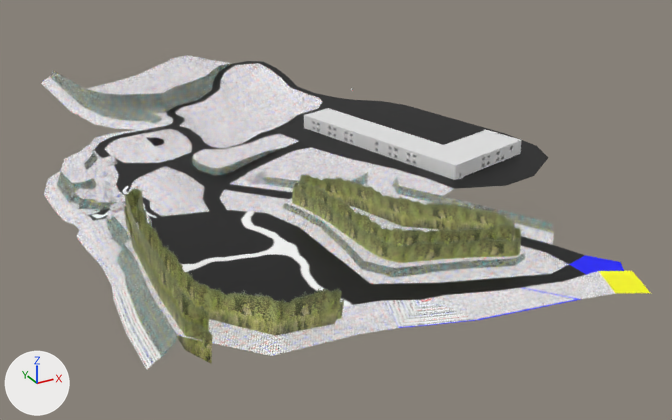
The Blender file map.blend: old version first, new version second.
One viewpoint serves both versions: a 50 mm camera at (-98.0, -484.0, 216.0) aimed at (169.0, 3.0, -28.0). Lighting does not change. The marker at lower left points along +X, +Y and +Z.

Objects in the first picture: 'Cube.001', 'Dorms'.
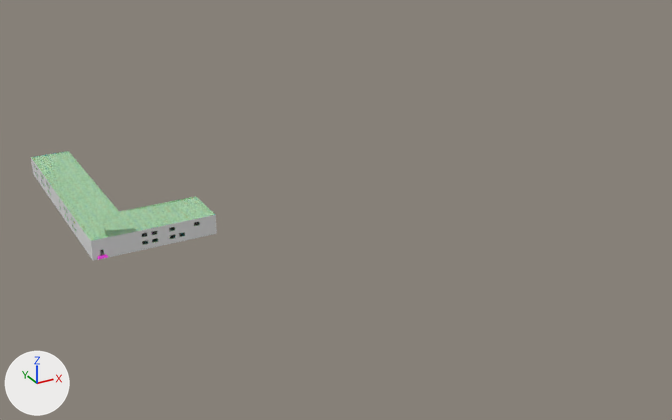
The change, as a list of edits to the scene's bpy script:
```text
Add mat_material_004:
    mat_material_004 = principled_material('Material.004')
    mat_material_004.base_color = (0.8, 0.8, 0.8)  # white #e7e7e7
Add mat_material_002:
    mat_material_002 = bpy.data.materials.new('Material.002')
    # colours: green #00bb0d
    # uses the picture img_modeling_texture_png
Add mat_material_001:
    mat_material_001 = bpy.data.materials.new('Material.001')
    # uses the picture img_modeling_texture_png
Add mat_material:
    mat_material = principled_material('Material')
    mat_material.base_color = (0.8, 0.0369, 0.682)  # pink #e736d7
Add mat_material_003:
    mat_material_003 = principled_material('Material.003')
    mat_material_003.texture = img_modeling_texture2_png
Change me_cube_001:
    where me_cube_001.from_pydata(...)  # 997 vertices, 1557 faces, 3 loose edges; spans x -8.0..291.0, y -3.0..37.0, z -308.0..228.0
    used by ob_cube_001; location = (0.0, 0.0, 0.0); rotation_euler = (1.571, 0.0, 0.0), in degrees (90, 0, 0)
    me_cube_001 part 1
    me_cube_001.vertices[595].co: (75.0, 9.0, -75.0) -> (75.0, 8.0, -75.0)  # pixel (155, 146) -> not seen
    me_cube_001.vertices[596].co: (75.0, 10.0, -86.0) -> (75.0, 9.0, -86.0)  # pixel (149, 140) -> not seen
    me_cube_001.vertices[597].co: (67.0, 9.0, -80.0) -> (67.0, 7.0, -80.0)  # pixel (141, 146) -> not seen
Change me_cube:
    used by ob_dorms; location = (206.3, -3.8, 13.6); rotation_euler = (0.0, 0.0, 0.262), in degrees (0, 0, 15)
    remove me_cube.from_pydata(...)  # 3541 vertices, 3042 faces; spans x -14.0..51.0, y -65.9..69.2, z -4.2..6.5
    add me_cube.from_pydata(...)  # 4183 vertices, 3663 faces; spans x -14.0..51.0, y -66.8..70.6, z -4.2..10.2
    me_cube part 2: 162 vertices moved from x -9.9..9.3, y -64.3..14.8, z -2.4..6.2 to x -9.6..8.0, y -64.3..14.8, z -2.4..6.2; 8 vertices removed from x -2.6..9.3, y -64.3..67.5, z 1.4..1.8; 644 vertices added at x -14.0..51.0, y -66.8..70.6, z -4.2..10.2
    me_cube part 3: 2503 kept faces spanning x -14.0..51.0, y -65.9..69.2, z -4.2..6.5 get new texture (UV) coordinates
    me_cube part 4: 1481 faces spanning x -13.4..50.7, y -64.4..62.2, z -2.4..5.9 switch from no material to mat_material_001
    me_cube part 5: 484 faces spanning x -14.0..51.0, y -64.6..68.1, z -3.2..6.5 switch from no material to mat_material_002
    add me_cube.materials.append(mat_default)  # picture img_modeling_texture_png
    add me_cube.materials.append(mat_cliff)  # picture img_modeling_texture2_png
    add me_cube.materials.append(mat_material)  # pink #e736d7
    add me_cube.materials.append(mat_material_003)  # picture img_modeling_texture2_png
    add me_cube.materials.append(mat_material_004)  # white #e7e7e7
Change ob_cube_001:
    add ob_cube_001.hide_set(True)
Change ob_dorms:
    ob_dorms.rotation_euler: (0.0, 0.0, 0.262) -> (0.0, 0.0, 0.0)  # degrees (0, 0, 15) -> degrees (0, 0, 0)
    ob_dorms.location: (206.3, -3.8, 13.6) -> (8.6, -3.8, 13.6)
    add _m = ob_dorms.modifiers.new('Triangulate', 'TRIANGULATE')
```

Boxes [x1, y1, x2, y2] around the edits, measured in the pictures (672 x 420 px; the box of a moved part takes in the faces that stretch with it):
'Cube.001', hidden
    before: [41, 55, 650, 370]
'Dorms', reshaped, moved, modifiers changed, turned
    before: [304, 108, 522, 180]
    after: [31, 151, 217, 261]
part 1 of me_cube_001, moved or reshaped (not visible afterwards)
    before: [124, 137, 164, 154]
part 2 of me_cube, built on
    before: [314, 122, 519, 165]
    after: [37, 152, 214, 260]
part 3 of me_cube, surface changed
    before: [304, 115, 522, 180]
    after: [31, 158, 217, 261]
part 4 of me_cube, recoloured
    before: [312, 121, 503, 161]
part 5 of me_cube, recoloured
    before: [305, 108, 520, 178]
    after: [31, 151, 215, 255]
